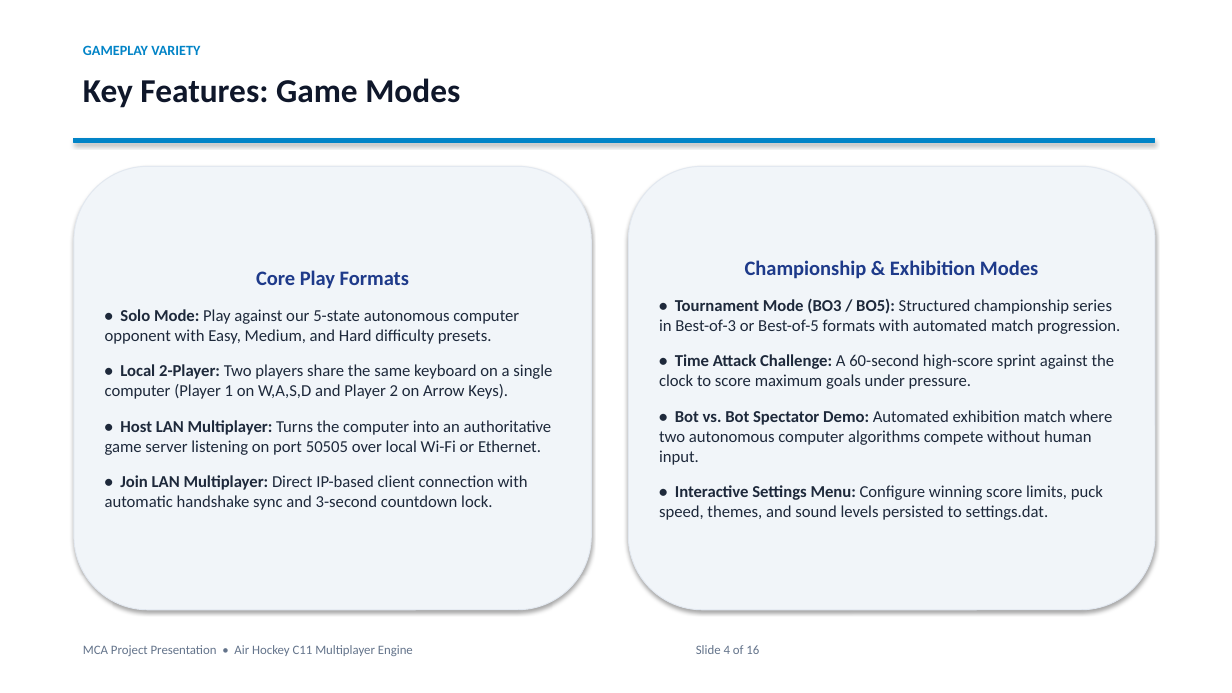
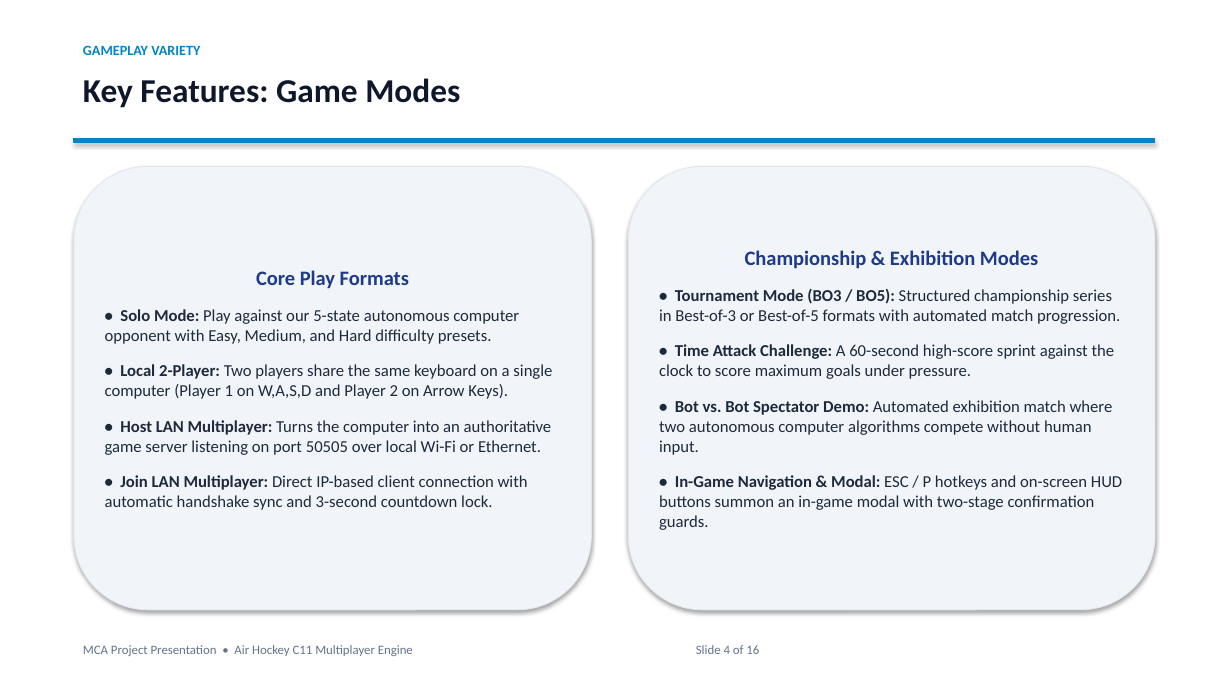
Before and after one commit to hamravichauhan/airhocky, a slide deck: slide 4 of Air_Hockey_Presentation.pptx. Drawn at 1232x693 pixels with LibreOffice and Linux fonts; fonts in the diff are those of the drawing. Boxes give left, top, right and bottom in pixels: in the first picture for what was removed or moved away, otherwise in the second. Text is boxed around its words. In the diff, an @@ line names an element or a change of style, - is before the commit and + after.

```diff
--- a/Air_Hockey_Presentation.pptx
+++ b/Air_Hockey_Presentation.pptx
@@ text in rounded rectangle at <box>659,475,1122,530</box>: text changed @@
-• Interactive Settings Menu: Configure winning score limits, puck speed, themes, and sound levels persisted to settings.dat.
+• In-Game Navigation & Modal: ESC / P hotkeys and on-screen HUD buttons summon an in-game modal with two-stage confirmation guards.
```
Also in this commit, not shown: 3 other slides changed, 3 other files.
